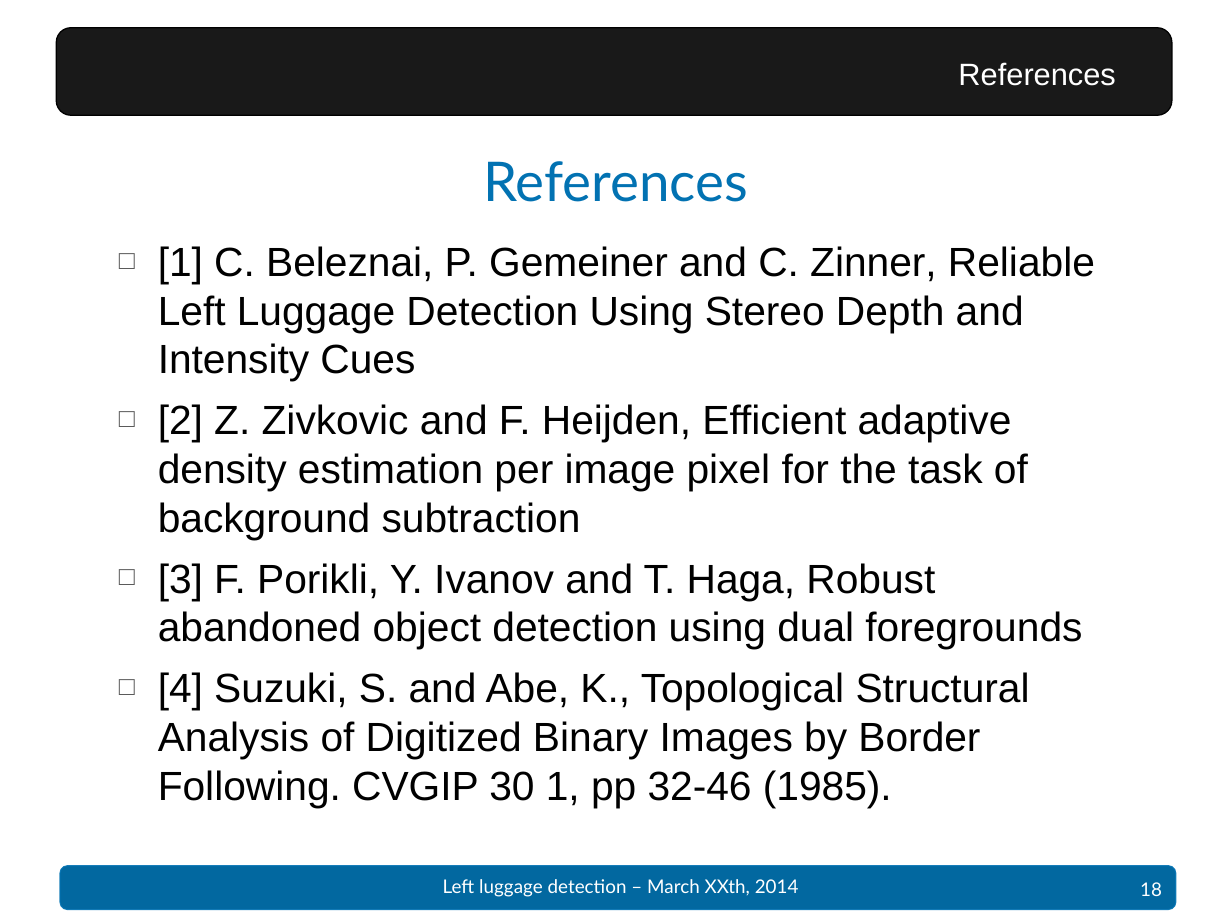
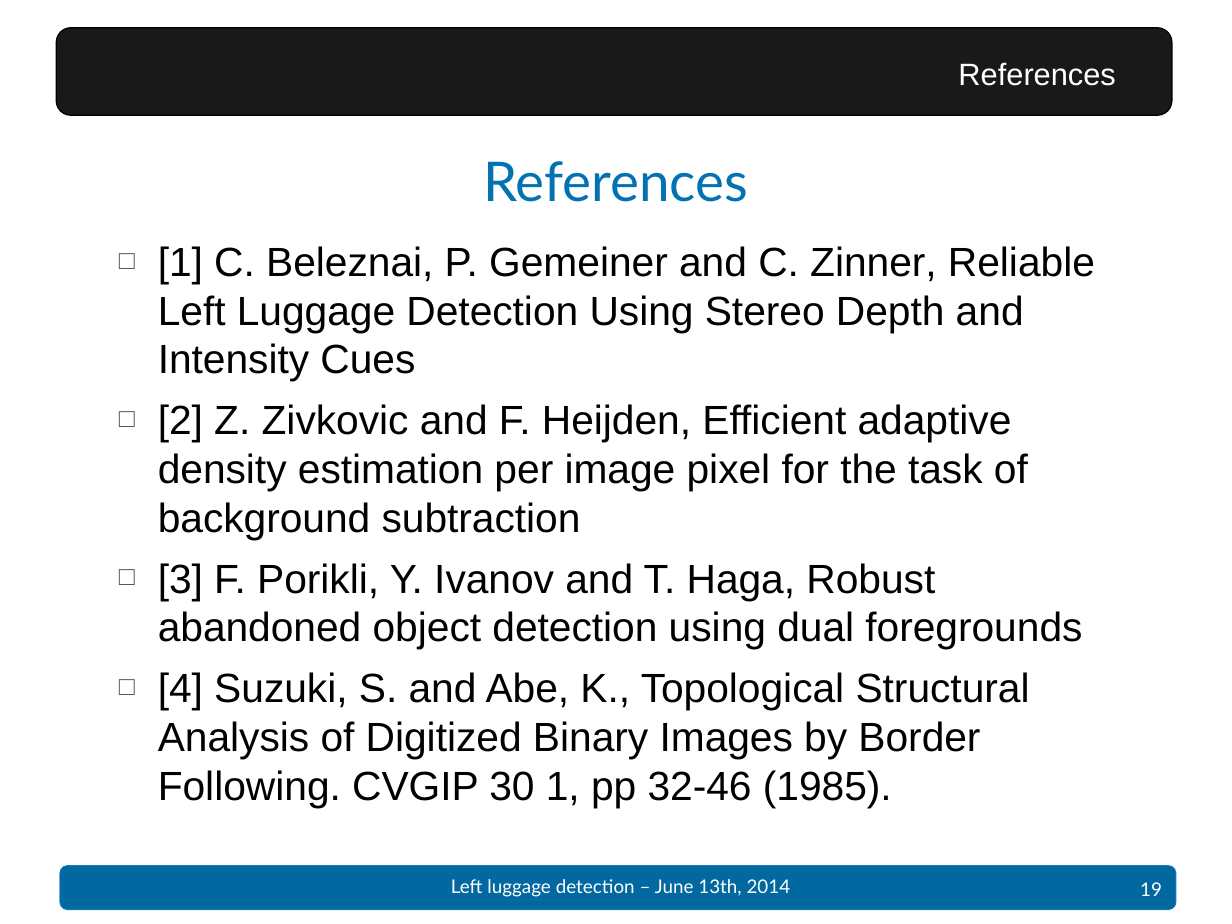
Before and after one commit to Dining-Engineers/left-luggage-detection, a slide deck: slide 19 of docs/Presentation - Left luggage detection.pptx (slide 18 before the commit). Drawn at 1232x924 pixels with LibreOffice and Linux fonts; fonts in the diff are those of the drawing; background and template pictures are left out. Boxes give left, top, right and bottom in pixels: in the first picture for what was removed or moved away, otherwise in the second. Text is boxed around its words. In the diff, an @@ line names an element or a change of style, - is before the commit and + after.

```diff
--- a/docs/Presentation - Left luggage detection.pptx
+++ b/docs/Presentation - Left luggage detection.pptx
@@ text at <box>451,879,791,897</box>: text changed @@
-Left luggage detection – March XXth, 2014
+Left luggage detection – June 13th, 2014
@@ page number at <box>1140,882,1162,896</box>: text changed @@
-18
+19
```
Also in this commit, not shown: 17 other slides changed, 2 slides added, 1 slide removed.
